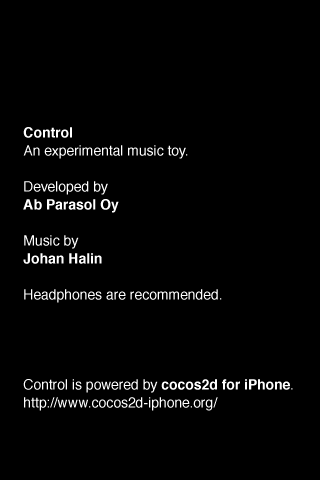
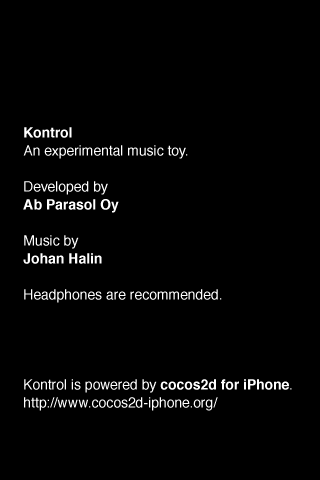
The second 320×480 image is a revision of the first. Changes to its layers:
renamed "Control An experimental music toy. Developed by Ab Parasol Oy" to "Kontrol An experimental music toy. Developed by Ab Parasol Oy", painted on it over [23, 127, 293, 393]
